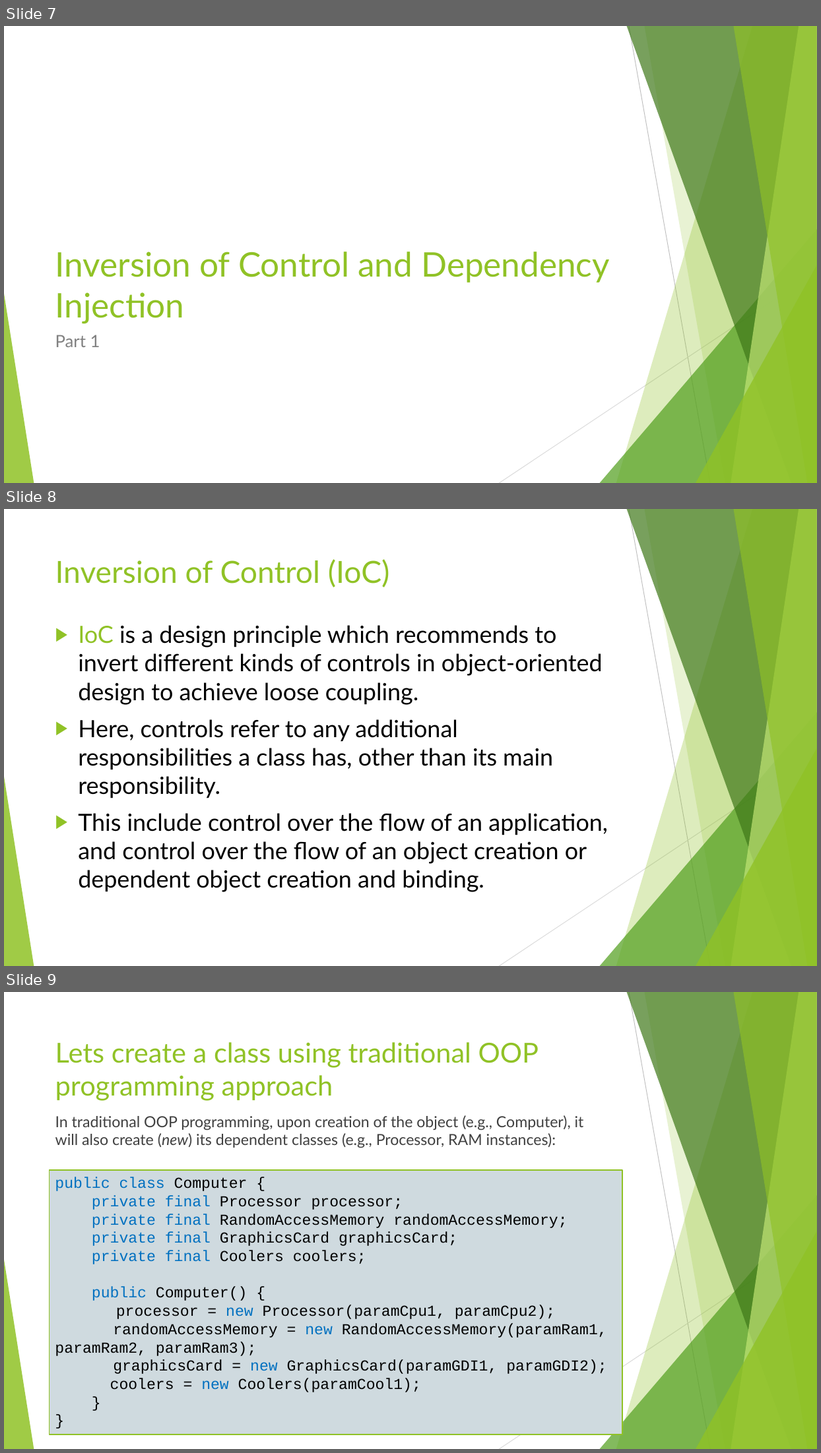
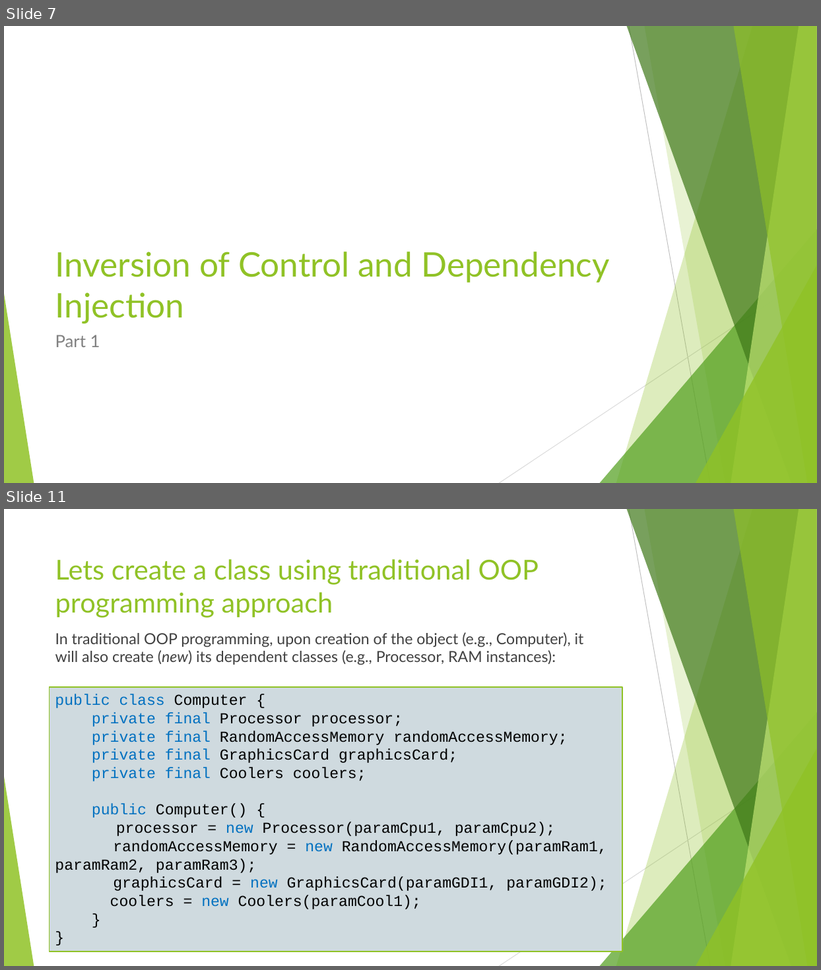
Before and after one commit to ybensman/SpringDemo, a slide deck: Spring_Beginners_1_SpringBootAndCore.pptx. Shown one above the other, each under a label of ours: slides 7, 8 and 9 before the commit, slides 7 and 11 after it; the slides between them are not shown. The pictures are 821x1453 and 821x970 pixels, drawn with LibreOffice and Linux fonts; fonts in the diff are those of the drawing. Boxes give left, top, right and bottom in pixels: in the first picture for what was removed or moved away, otherwise in the second. Text is boxed around its words. In the diff, an @@ line names an element or a change of style, - is before the commit and + after.

Commit message:
Additional improvements in the Presentation

```diff
--- a/Spring_Beginners_1_SpringBootAndCore.pptx
+++ b/Spring_Beginners_1_SpringBootAndCore.pptx
@@ slide 8 removed at [4,509,817,966], background #FFFFFF; not listed: 10 template elements that a slide beside it also shows @@
@@ title removed at [55,559,390,588] @@
-Inversion of Control (IoC)
@@ text removed at [78,625,608,892] @@
-▶ IoC is a design principle which recommends to invert different kinds of controls in object-oriented design to achieve loose coupling.
-▶ Here, controls refer to any additional responsibilities a class has, other than its main responsibility.
-▶ This include control over the flow of an application, and control over the flow of an object creation or dependent object creation and binding.
@@ what was slide 9 is now slide 11 @@
```
Also in this commit, not shown: 4 slides changed, 2 slides added.
